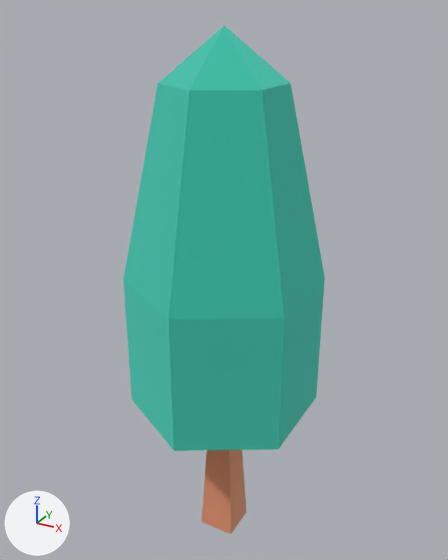
The glTF model assets/props/nature/tree_small.glb: old version first, new version second.
Both versions are drawn from a 50 mm lens placed at (0.558, -1.016, 1.089), pointed at (-0.014, 0.024, 0.569). Arrows for +X, +Y and +Z are at lower left; the lights stay in place. The picture after the commit comes second. Where no turn or scale is listed for an object, it has been applied to the vertices. Vertices at exactly the same position are counted once.

Names of what the first picture shows: 'tree_small'.
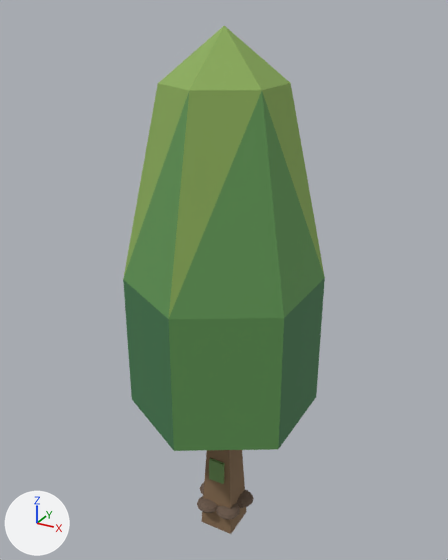
Location of each change, (x1, y1, x2, y2) in pixels of the pictures (448 x 560 px):
part 1 of me_mesh_tree_small, added: after (236, 490, 254, 508)
part 2 of me_mesh_tree_small, added: after (197, 496, 218, 513)
part 3 of me_mesh_tree_small, added: after (216, 503, 240, 520)
part 4 of me_mesh_tree_small, added: after (209, 458, 224, 484)
part 5 of me_mesh_tree_small, recoloured (darker): (202, 450, 247, 534) in both
part 6 of me_mesh_tree_small, recoloured (cyan to green): (123, 91, 325, 451) in both
part 7 of me_mesh_tree_small, recoloured (cyan to green): (123, 26, 325, 317) in both
part 8 of me_mesh_tree_small, recoloured (cyan to dark green): (123, 278, 325, 450) in both

Edits to the bpy script that builds the scene:
```text
Add mat_barkdark_008:
    mat_barkdark_008 = principled_material('barkDark.008')
    mat_barkdark_008.base_color = (0.15, 0.1, 0.07)  # brown #6c594b
    mat_barkdark_008.roughness = 0.9
Add mat_leafdark_008:
    mat_leafdark_008 = principled_material('leafDark.008')
    mat_leafdark_008.base_color = (0.06, 0.2, 0.08)  # dark green #457c50
    mat_leafdark_008.roughness = 0.8
Add mat_leaflight_008:
    mat_leaflight_008 = principled_material('leafLight.008')
    mat_leaflight_008.base_color = (0.26, 0.42, 0.1)  # green #8bad59
    mat_leaflight_008.roughness = 0.8
Add mat_moss_008:
    mat_moss_008 = principled_material('moss.008')
    mat_moss_008.base_color = (0.16, 0.3, 0.1)  # green #6f9559
    mat_moss_008.roughness = 0.95
Add mat_bark_008:
    mat_bark_008 = principled_material('bark.008')
    mat_bark_008.base_color = (0.24, 0.15, 0.08)  # brown #866c50
    mat_bark_008.roughness = 0.9
Add mat_leafmid_008:
    mat_leafmid_008 = principled_material('leafMid.008')
    mat_leafmid_008.base_color = (0.12, 0.31, 0.09)  # green #619755
    mat_leafmid_008.roughness = 0.8
Change me_mesh_tree_small:
    used by ob_tree_small; location = (0.0, 0.0, -0.05)
    remove me_mesh_tree_small.from_pydata(...)  # 33 vertices, 62 faces; spans x -0.177..0.177, y -0.205..0.205, z 0.0..1.11
    add me_mesh_tree_small.from_pydata(...)  # 413 vertices, 794 faces; spans x -0.177..0.177, y -0.205..0.205, z 0.0..1.11
    me_mesh_tree_small part 1: a new loose piece, a UV sphere (12 segments, 6 rings, poles along z) spanning x 0.011..0.067, y -0.012..0.045, z 0.049..0.075, in mat_barkdark_008 (brown #6c594b)
    me_mesh_tree_small part 2: a new loose piece, a UV sphere (12 segments, 6 rings, poles along z) spanning x -0.05..0.006, y -0.065..-0.008, z 0.049..0.075, in mat_barkdark_008 (brown #6c594b)
    me_mesh_tree_small part 3: a new loose piece, a UV sphere (12 segments, 6 rings, poles along z) spanning x 0.0..0.056, y -0.06..-0.004, z 0.049..0.075, in mat_barkdark_008 (brown #6c594b)
    me_mesh_tree_small part 4: a new loose piece, a box spanning x -0.0182..0.0182, y -0.0393..-0.0324, z 0.14..0.1955, in mat_moss_008 (green #6f9559)
    me_mesh_tree_small part 5: 10 faces spanning x -0.04..0.04, y -0.04..0.04, z 0.0..0.286 switch from mat_woodbark (beige #f2be9e) to mat_bark_008 (brown #866c50)
    me_mesh_tree_small part 6: 14 faces spanning x -0.177..0.177, y -0.205..0.205, z 0.345..1.014 switch from mat_leafsgreen (cyan #70e6d6) to mat_leafmid_008 (green #619755)
    me_mesh_tree_small part 7: 11 faces spanning x -0.177..0.177, y -0.205..0.119, z 0.634..1.11 switch from mat_leafsgreen (cyan #70e6d6) to mat_leaflight_008 (green #8bad59)
    me_mesh_tree_small part 8: 27 faces spanning x -0.177..0.177, y -0.205..0.205, z 0.286..0.634 switch from mat_leafsgreen (cyan #70e6d6) to mat_leafdark_008 (dark green #457c50)
    other edits to the shape of me_mesh_tree_small do not show in these pictures
    add me_mesh_tree_small.materials.append(mat_barkdark_008)  # brown #6c594b
    add me_mesh_tree_small.materials.append(mat_moss_008)  # green #6f9559
Remove ob_tmpparent:
    ob_tmpparent = bpy.data.objects.new('tmpParent', None)
    ob_tmpparent.location = (0.0, 0.0, 0.0)
```
